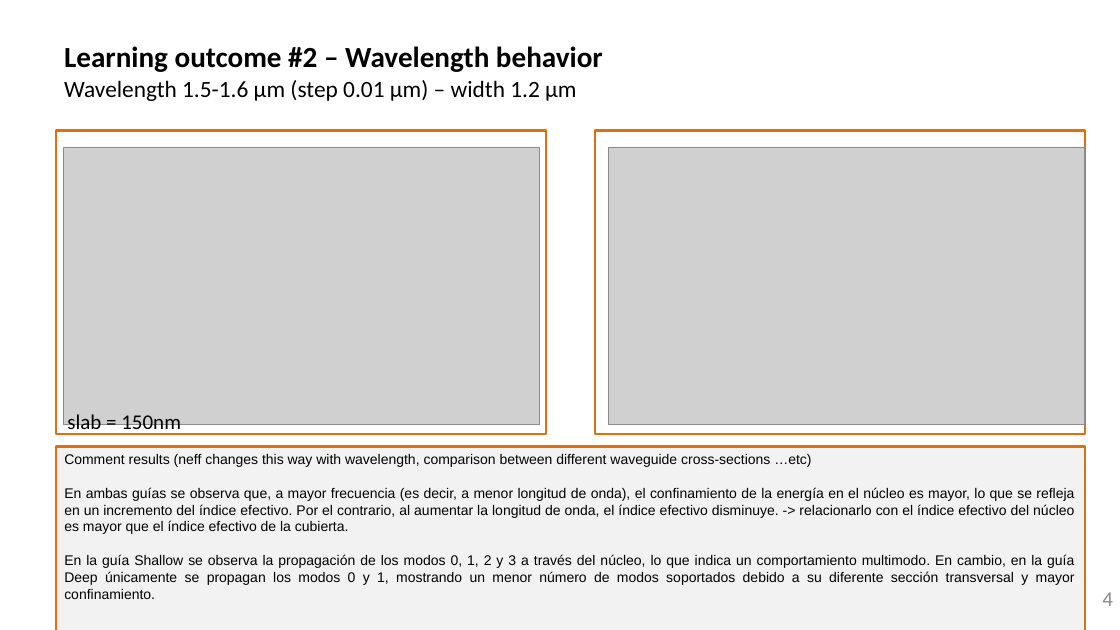
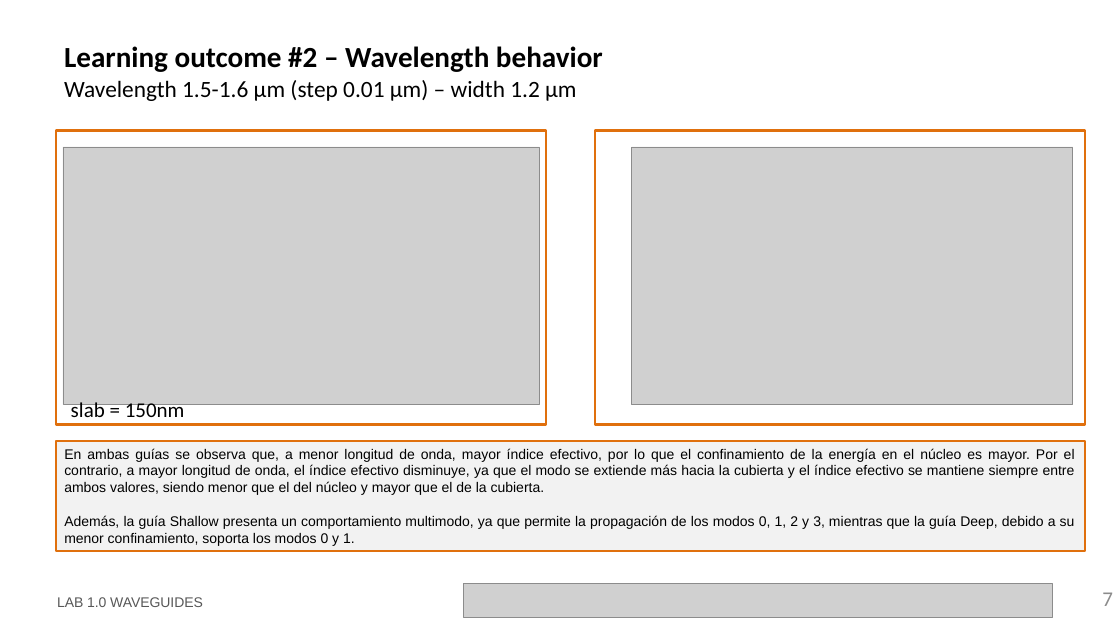
Before and after one commit to jllanoh/cifoin-lab1, a slide deck: slide 7 of LabBook_10.pptx (slide 4 before the commit). Drawn at 1120x630 pixels with LibreOffice and Linux fonts; fonts in the diff are those of the drawing; grey boxes stand for pictures; background and template pictures are left out. Boxes give left, top, right and bottom in pixels: in the first picture for what was removed or moved away, otherwise in the second. Text is boxed around its words. In the diff, an @@ line names an element or a change of style, - is before the commit and + after.

```diff
--- a/LabBook_10.pptx
+++ b/LabBook_10.pptx
@@ rectangle: place and size @@
-rectangle at <box>56,130,546,434</box>
+rectangle at <box>56,130,546,424</box>
@@ picture: place and size @@
-picture at <box>63,147,539,425</box>
+picture at <box>63,147,539,404</box>
@@ rectangle: place and size @@
-rectangle at <box>595,130,1085,434</box>
+rectangle at <box>595,130,1085,424</box>
@@ picture: place and size @@
-picture at <box>608,147,1085,425</box>
+picture at <box>632,147,1073,404</box>
@@ text "slab = 150nm" rewrapped from <box>67,414,181,436</box> to <box>71,399,185,417</box> @@
@@ rectangle "En ambas guías se observa ...": place and size @@
-rectangle "En ambas guías se observa ..." at <box>56,447,1086,630</box>
+rectangle "En ambas guías se observa ..." at <box>56,441,1086,551</box>
@@ text in rectangle at <box>64,448,1075,546</box>: text changed @@
-Comment results (neff changes this way with wavelength, comparison between different waveguide cross-sections …etc)
-En ambas guías se observa que, a mayor frecuencia (es decir, a menor longitud de onda), el confinamiento de la energía en el núcleo es mayor, lo que se refleja en un incremento del índice efectivo. Por el contrario, al aumentar la longitud de onda, el índice efectivo disminuye. -> relacionarlo con el índice efectivo del núcleo es mayor que el índice efectivo de la cubierta.
-En la guía Shallow se observa la propagación de los modos 0, 1, 2 y 3 a través del núcleo, lo que indica un comportamiento multimodo. En cambio, en la guía Deep únicamente se propagan los modos 0 y 1, mostrando un menor número de modos soportados debido a su diferente sección transversal y mayor confinamiento.
+En ambas guías se observa que, a menor longitud de onda, mayor índice efectivo, por lo que el confinamiento de la energía en el núcleo es mayor. Por el contrario, a mayor longitud de onda, el índice efectivo disminuye, ya que el modo se extiende más hacia la cubierta y el índice efectivo se mantiene siempre entre ambos valores, siendo menor que el del núcleo y mayor que el de la cubierta.
+Además, la guía Shallow presenta un comportamiento multimodo, ya que permite la propagación de los modos 0, 1, 2 y 3, mientras que la guía Deep, debido a su menor confinamiento, soporta los modos 0 y 1.
@@ picture added at <box>464,584,1053,618</box> @@
@@ page number at <box>1102,592,1113,606</box>: text changed @@
-4
+7
```
Also in this commit, not shown: 2 other slides changed, 3 slides added, 1 other file.
